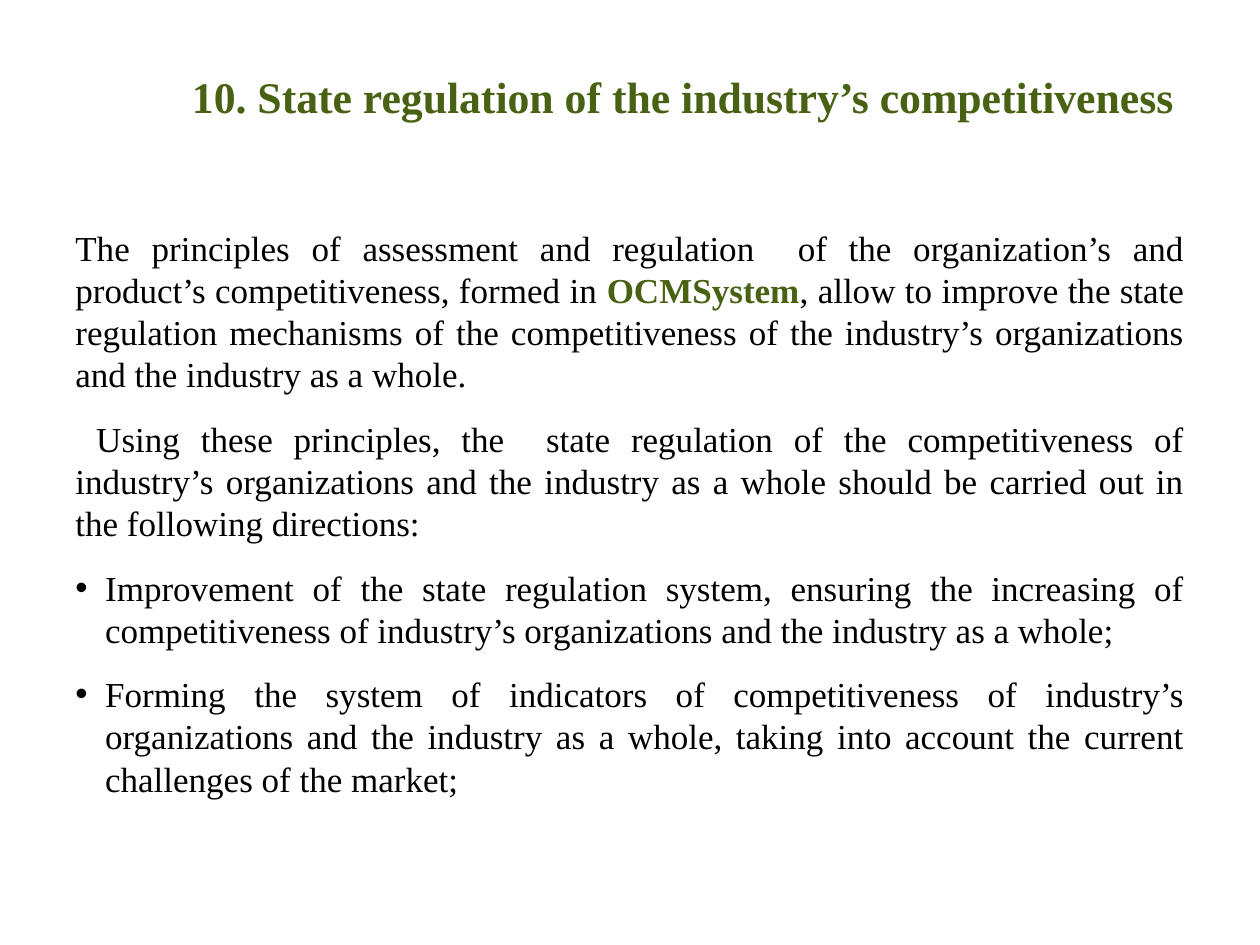
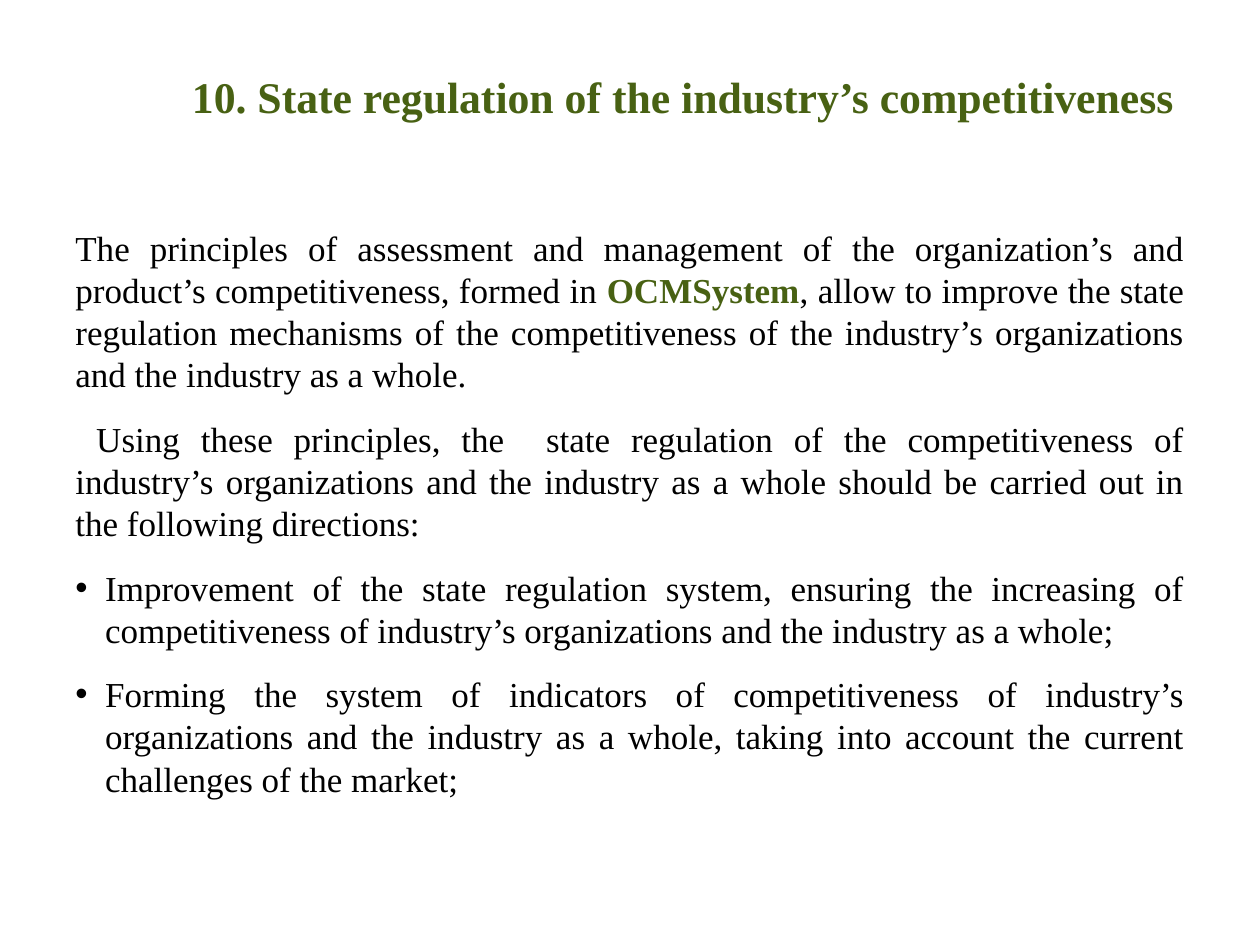
Before and after one commit to ocmsystem/ocmsystem.github.io, a slide deck: slide 12 of files/presentations/Presentation_OCMSystem_ENG.ppt. Drawn at 1260x945 pixels with LibreOffice and Linux fonts; fonts in the diff are those of the drawing; background and template pictures are left out. Boxes give left, top, right and bottom in pixels: in the first picture for what was removed or moved away, otherwise in the second. Text is boxed around its words. In the diff, an @@ line names an element or a change of style, - is before the commit and + after.

```diff
--- a/files/presentations/Presentation_OCMSystem_ENG.ppt
+++ b/files/presentations/Presentation_OCMSystem_ENG.ppt
@@ text at (75, 236, 1184, 395): text changed @@
-The principles of assessment and regulation of the organization’s and product’s competitiveness, formed in OCMSystem, allow to improve the state regulation mechanisms of the competitiveness of the industry’s organizations and the industry as a whole.
+The principles of assessment and management of the organization’s and product’s competitiveness, formed in OCMSystem, allow to improve the state regulation mechanisms of the competitiveness of the industry’s organizations and the industry as a whole.
```
Also in this commit, not shown: 4 other slides changed, 3 other files.
